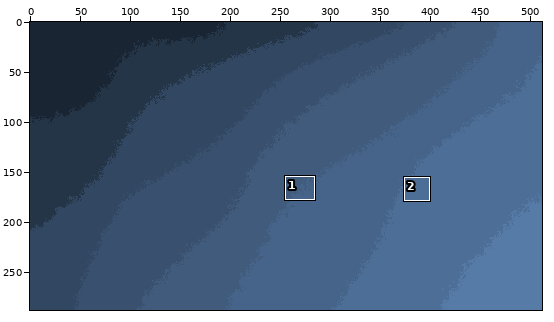
Two versions of one pixel-art file, assets/images/wallpaper_abstract_nord_pixel.aseprite. Above: a wide view before the commit, with the close-up outlined.
Close-up. The starting point:
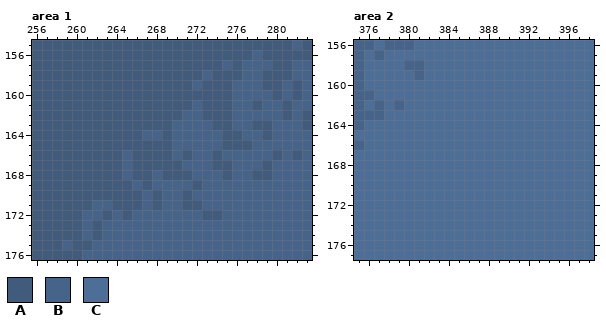
512x288 pixels, 1 frame. Shown: area 1: x 256..283, y 155..176; area 2: x 375..398, y 156..177. The commit also changed other parts of the picture, which this record leaves out.
Palette (. is transparent): A #405b7c  B #466489  C #4d6e96
Pixels before, area 1, first column x 256:
155 AAAAAAAAAAAAAAAAAAAAAAAAAABA
156 AAAAAAAAAAAAAAAAAAAAAABAAAAA
157 AAAAAAAAAAAAAAAAAAABABBBAABB
158 AAAAAAAAAAAAAAAAABAAABBAAABB
159 AAAAAAAAAAAAAAAABAAABBBAABAB
160 AAAAAAAAAAAAAAAAAAAABBBBABAB
161 AAAAAAAAAAAAAAAABAAABBABBABB
162 AAAAAAAAAAAAAAABBAAABBBBBABA
163 AAAAAAAAAAAAAABBBBAABBAABBBA
164 AAAAAAAAAAABBABBBBBAABBABBBB
165 AAAAAAAAAAAAAABBBBBAAABBBBBB
166 AAAAAAAAABAAAABABBABBBBBABAB
167 AAAAAAAAABAAAAABBBAABBBABBBB
168 AAAAAAAAABAABAAABBBABBAABBBB
169 AAAAAAAAAABABBBBABBBBBBBBBBB
170 AAAAAAAAAAABABBABBBBBBBBBBBB
171 AAAAAABBAAABABBAABBBBBBBBBBB
172 AAAAABBABABBBBBBBAABBBBBBBBB
173 AAAAABABBBBBBBBBBBBBBBBBBBBB
174 AAAAABABBBBBBBBBBBBBBBBBBBBB
175 AAABAABBBBBBBBBBBBBBBBBBBBBB
176 AAAAABBBBBBBBBBBBBBBBBBBBBBB
Pixels before, area 2, first column x 375:
156 BBCBBBCCCCCCCCCCCCCCCCCC
157 BCBCCCCCCCCCCCCCCCCCCCCC
158 BCCCCBBCCCCCCCCCCCCCCCCC
159 BCCCCCBCCCCCCCCCCCCCCCCC
160 BCCCCCCCCCCCCCCCCCCCCCCC
161 BBCCCCCCCCCCCCCCCCCCCCCC
162 BCBCBCCCCCCCCCCCCCCCCCCC
163 BBBCCCCCCCCCCCCCCCCCCCCC
164 BCCCCCCCCCCCCCCCCCCCCCCC
165 CCCCCCCCCCCCCCCCCCCCCCCC
166 BCCCCCCCCCCCCCCCCCCCCCCC
167 CCCCCCCCCCCCCCCCCCCCCCCC
168 CCCCCCCCCCCCCCCCCCCCCCCC
169 CCCCCCCCCCCCCCCCCCCCCCCC
170 CCCCCCCCCCCCCCCCCCCCCCCC
171 CCCCCCCCCCCCCCCCCCCCCCCC
172 CCCCCCCCCCCCCCCCCCCCCCCC
173 CCCCCCCCCCCCCCCCCCCCCCCC
174 CCCCCCCCCCCCCCCCCCCCCCCC
175 CCCCCCCCCCCCCCCCCCCCCCCC
176 CCCCCCCCCCCCCCCCCCCCCCCC
177 CCCCCCCCCCCCCCCCCCCCCCCC
New version:
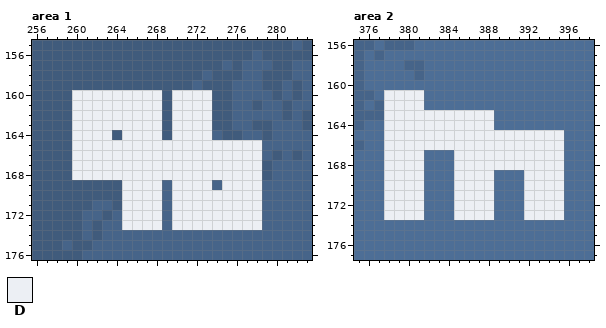
Colours new in this view: D #eceff4
Changes in this commit:
layer "Instructions" added
Changed rows in their new state; - is an unchanged pixel.
Area 1, layer "Instructions":
first column x 260:
160 DDDDDDDDD-DDDD-----
161 DDDDDDDDD-DDDD-----
162 DDDDDDDDD-DDDD-----
163 DDDDDDDDD-DDDD-----
164 DDDD-DDDD-DDDD-----
165 DDDDDDDDDDDDDDDDDDD
166 DDDDDDDDDDDDDDDDDDD
167 DDDDDDDDDDDDDDDDDDD
168 DDDDDDDDDDDDDDDDDDD
169 -----DDDD-DDDD-DDDD
170 -----DDDD-DDDDDDDDD
171 -----DDDD-DDDDDDDDD
172 -----DDDD-DDDDDDDDD
173 -----DDDD-DDDDDDDDD
Area 2, layer "Instructions":
first column x 378:
161 DDDD--------------
162 DDDD--------------
163 DDDDDDDDDDD-------
164 DDDDDDDDDDD-------
165 DDDDDDDDDDDDDDDDDD
166 DDDDDDDDDDDDDDDDDD
167 DDDD---DDDDDDDDDDD
168 DDDD---DDDDDDDDDDD
169 DDDD---DDDD---DDDD
170 DDDD---DDDD---DDDD
171 DDDD---DDDD---DDDD
172 DDDD---DDDD---DDDD
173 DDDD---DDDD---DDDD
